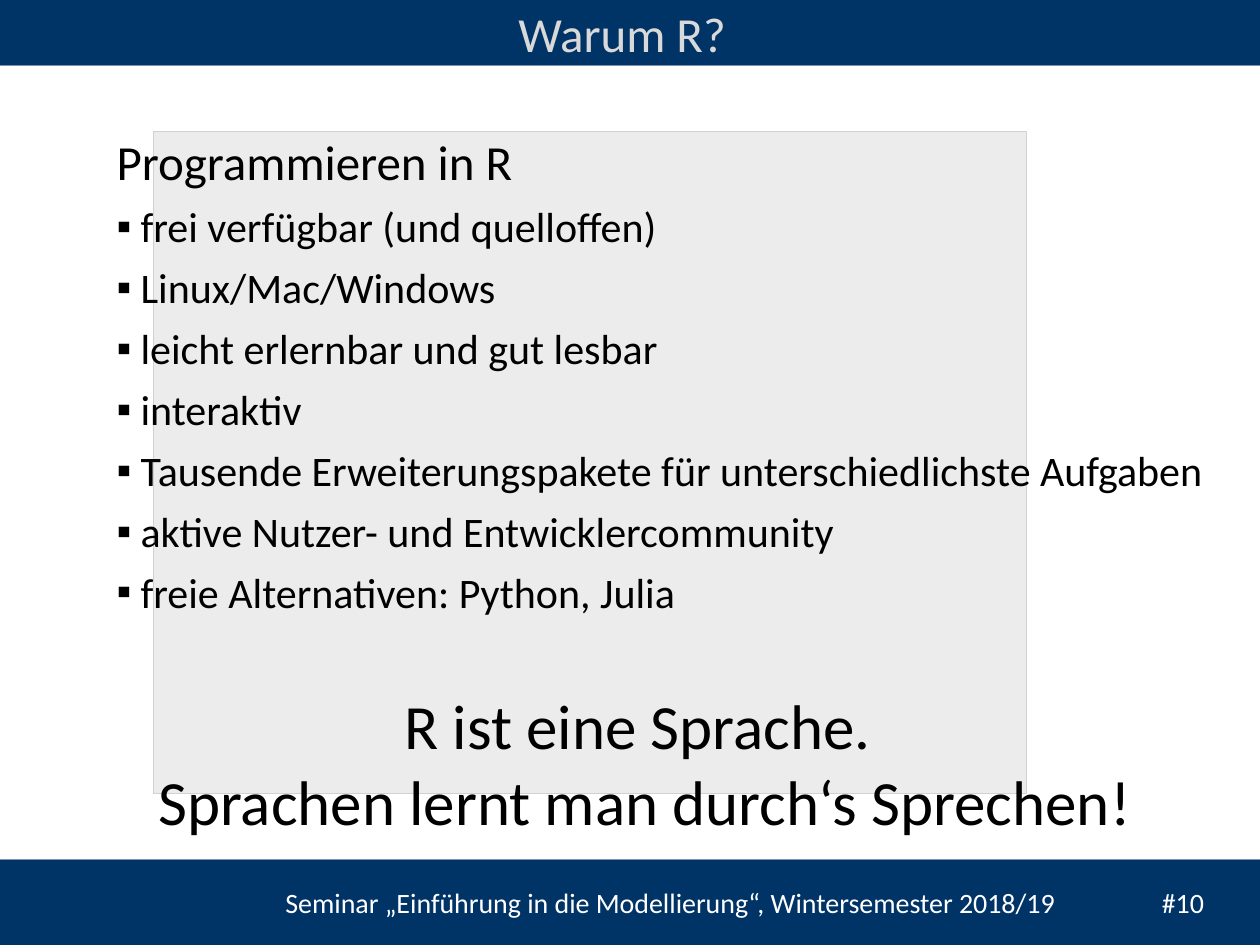
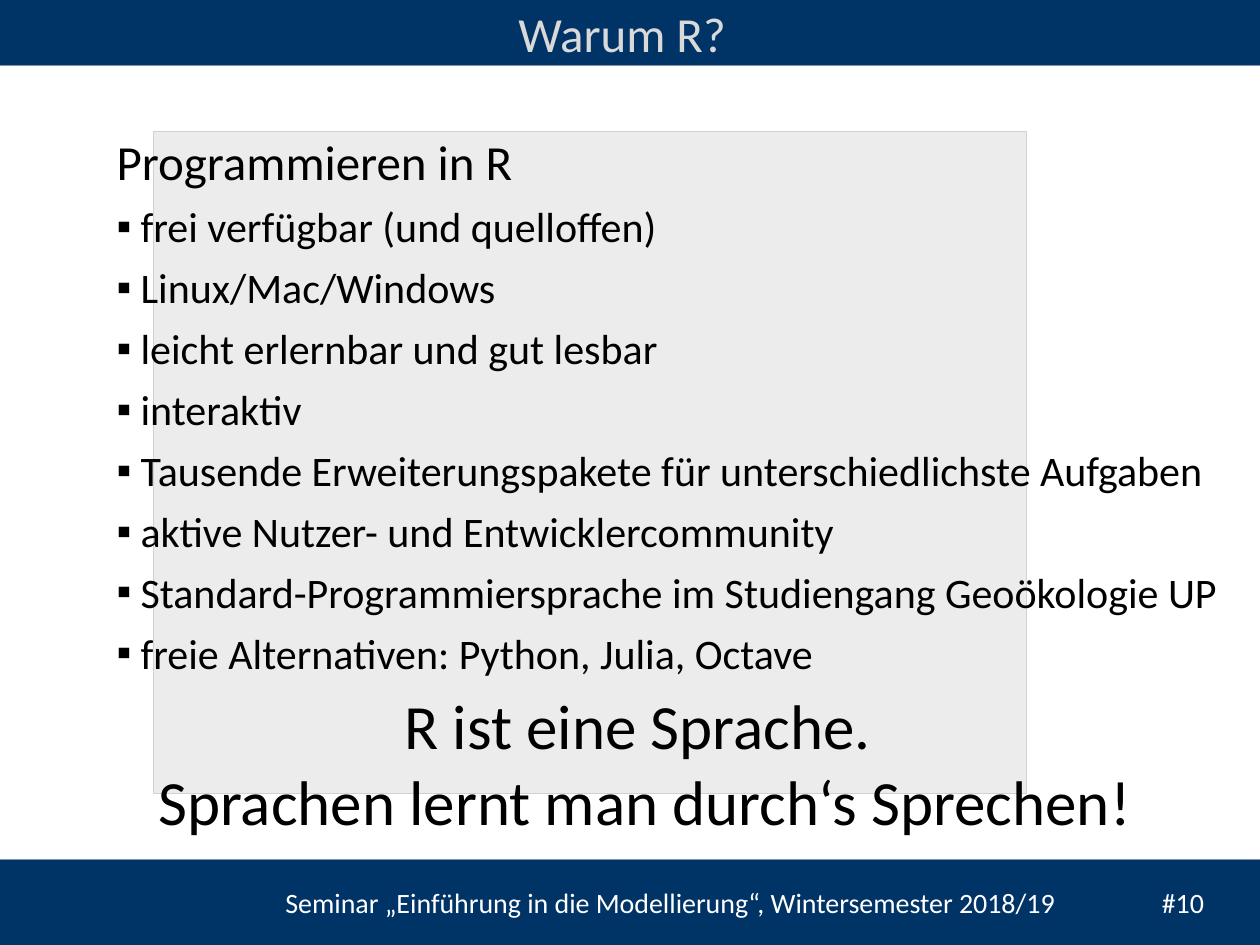
Before and after one commit to heistermann/Einf_Modellierung, a slide deck: slide 10 of Termin_1/folien/UebungModellierung#1.pptx. Drawn at 1260x945 pixels with LibreOffice and Linux fonts; fonts in the diff are those of the drawing; grey boxes stand for pictures; background and template pictures are left out. Boxes give left, top, right and bottom in pixels: in the first picture for what was removed or moved away, otherwise in the second. Text is boxed around its words. In the diff, an @@ line names an element or a change of style, - is before the commit and + after.

Commit message:
minor amendments in intro

```diff
--- a/Termin_1/folien/UebungModellierung#1.pptx
+++ b/Termin_1/folien/UebungModellierung#1.pptx
@@ text at bbox=[141, 578, 1217, 676]: text changed @@
-▪ freie Alternativen: Python, Julia
+▪ Standard-Programmiersprache im Studiengang Geoökologie UP
+▪ freie Alternativen: Python, Julia, Octave
```
